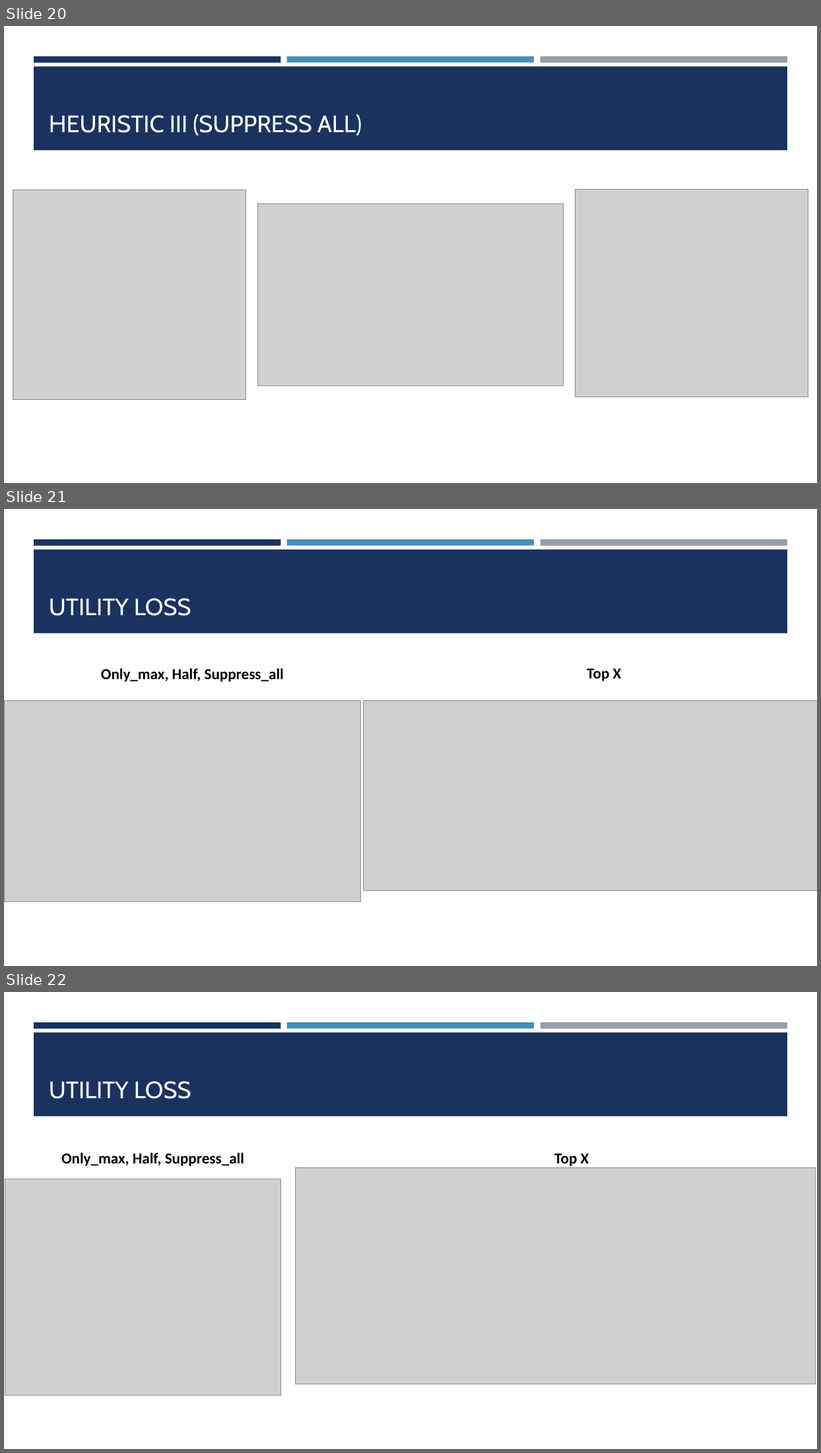
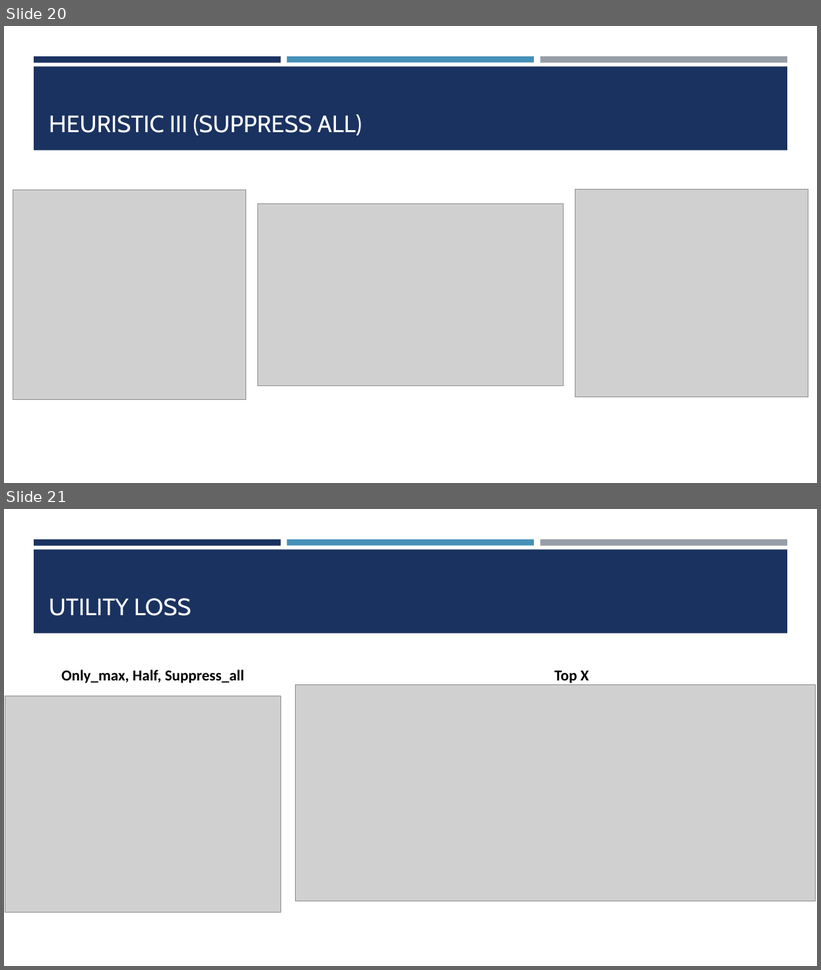
Before and after one commit to francesco-it-cpu/h-k-p-coherence, a slide deck: Data Protection & Privacy.pptx. Shown one above the other, each under a label of ours: slides 20, 21 and 22 before the commit, slides 20 and 21 after it. The pictures are 821x1453 and 821x970 pixels, drawn with LibreOffice and Linux fonts; fonts in the diff are those of the drawing; grey boxes stand for pictures. Boxes give left, top, right and bottom in pixels: in the first picture for what was removed or moved away, otherwise in the second. Text is boxed around its words. In the diff, an @@ line names an element or a change of style, - is before the commit and + after.

```diff
--- a/Data Protection & Privacy.pptx
+++ b/Data Protection & Privacy.pptx
@@ slide 21 removed at box(4, 509, 817, 966), background #FFFFFF; not listed: 4 template elements that a slide beside it also shows @@
@@ title removed at box(49, 598, 191, 616) @@
-UTILITY LOSS
@@ text removed at box(101, 668, 284, 682) @@
-Only_max, Half, Suppress_all
@@ text removed at box(587, 669, 622, 681) @@
-Top X
@@ picture removed at box(4, 701, 360, 902) @@
@@ picture removed at box(363, 701, 817, 891) @@
@@ what was slide 22 is now slide 21 @@
```
Also in this commit, not shown: 3 slides changed.
